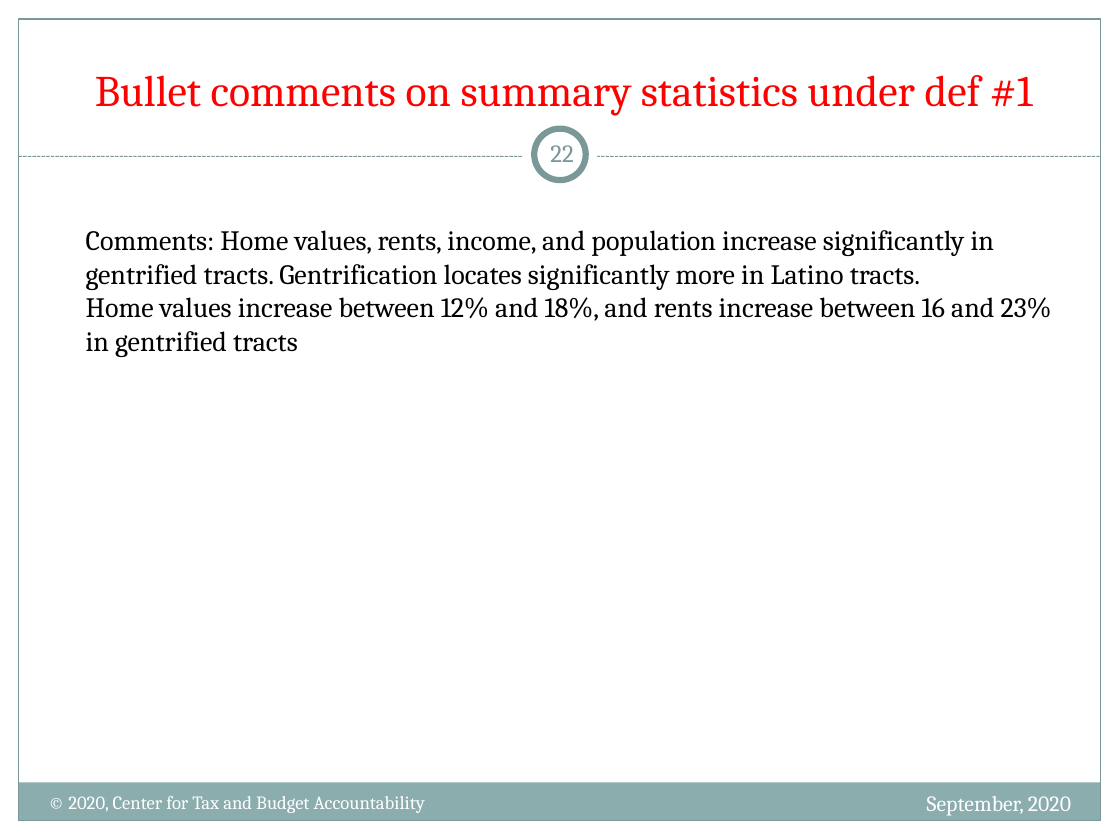
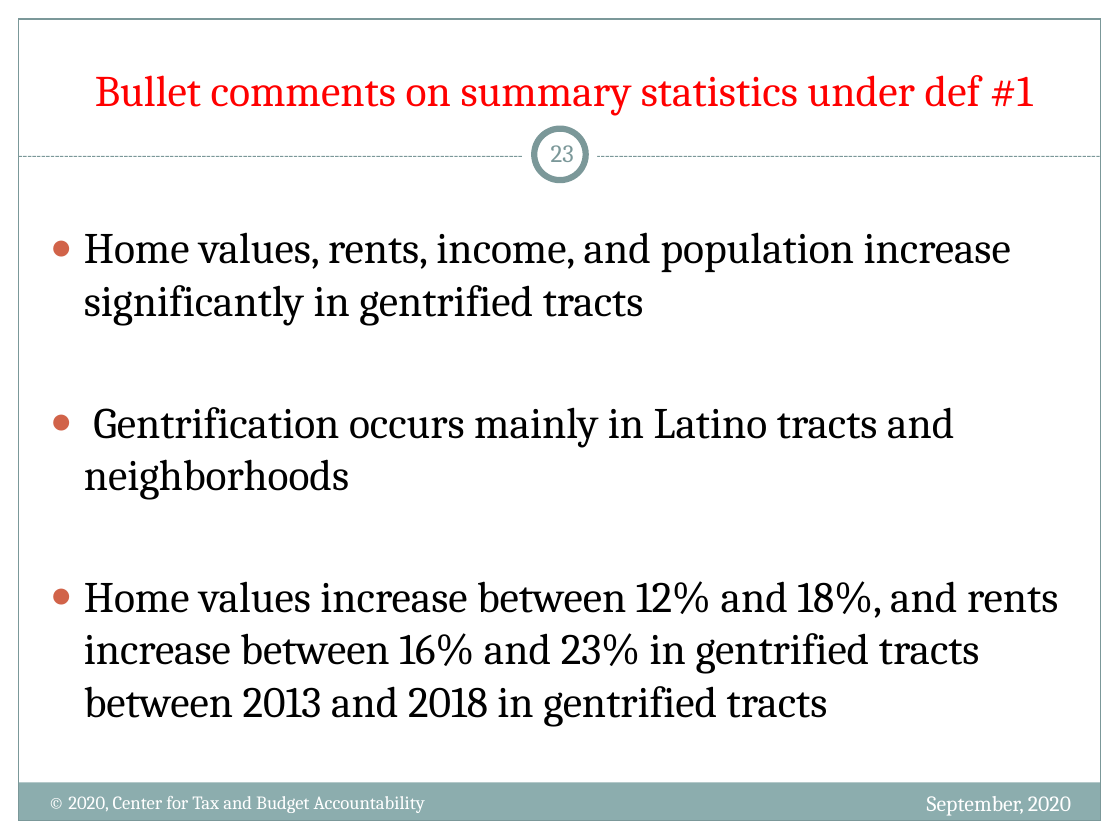
Before and after one commit to nanojgarcia/CTBA_FD, a slide deck: slide 23 of NHS - Gentrification in the City of Chicago.pptx (slide 22 before the commit). Drawn at 1120x840 pixels with LibreOffice and Linux fonts; fonts in the diff are those of the drawing. Boxes give left, top, right and bottom in pixels: in the first picture for what was removed or moved away, otherwise in the second. Text is boxed around its words. In the diff, an @@ line names an element or a change of style, - is before the commit and + after.

```diff
--- a/NHS - Gentrification in the City of Chicago.pptx
+++ b/NHS - Gentrification in the City of Chicago.pptx
@@ page number at bbox=[551, 145, 574, 162]: text changed @@
-22
+23
@@ text at bbox=[84, 232, 1058, 727]: text changed; size 18 to 28 pt @@
-Comments: Home values, rents, income, and population increase significantly in gentrified tracts. Gentrification locates significantly more in Latino tracts.
-Home values increase between 12% and 18%, and rents increase between 16 and 23% in gentrified tracts
+● Home values, rents, income, and population increase significantly in gentrified tracts
+● Gentrification occurs mainly in Latino tracts and neighborhoods
+● Home values increase between 12% and 18%, and rents increase between 16% and 23% in gentrified tracts between 2013 and 2018 in gentrified tracts
```
Also in this commit, not shown: 15 other slides changed, 1 slide added, 1 other file.
